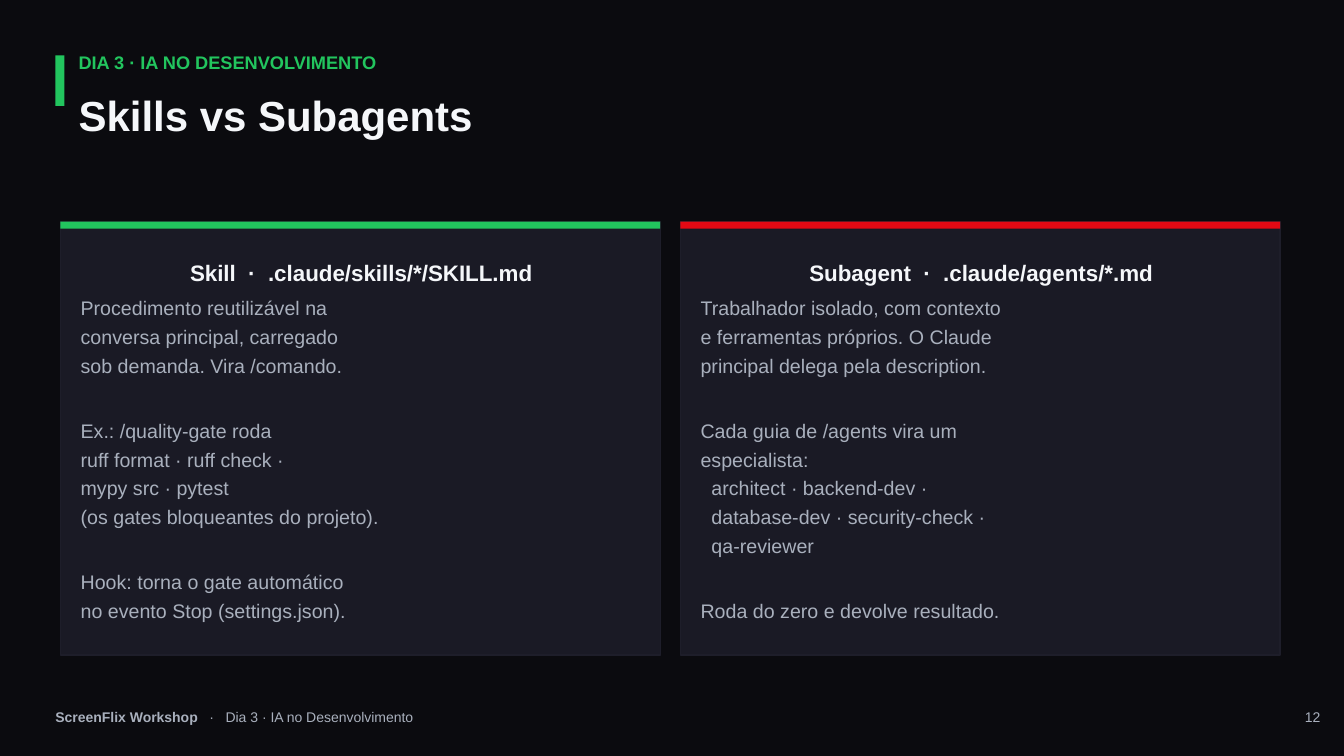
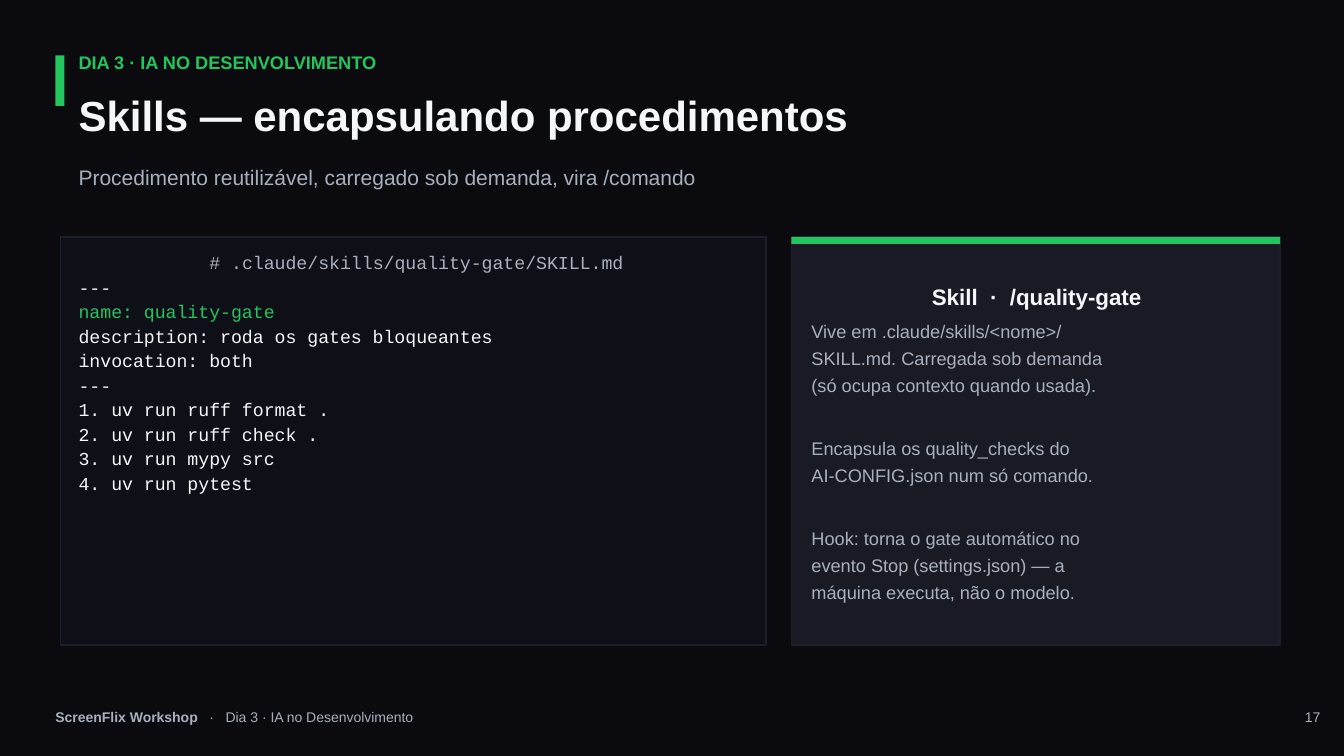
Before and after one commit to darcivieira/screenflix, a slide deck: slide 21 of docs/workshop/ScreenFlix-Workshop.pptx (slide 16 before the commit). Drawn at 1344x756 pixels with LibreOffice and Linux fonts; fonts in the diff are those of the drawing. Boxes give left, top, right and bottom in pixels: in the first picture for what was removed or moved away, otherwise in the second. Text is boxed around its words. In the diff, an @@ line names an element or a change of style, - is before the commit and + after.

```diff
--- a/docs/workshop/ScreenFlix-Workshop.pptx
+++ b/docs/workshop/ScreenFlix-Workshop.pptx
@@ text at <box>79,100,848,139</box>: text changed @@
-Skills vs Subagents
+Skills — encapsulando procedimentos
@@ text added at <box>79,169,695,189</box>, 15 pt, text #A9B0BD @@
+Procedimento reutilizável, carregado sob demanda, vira /comando
@@ rectangle "# .claude/skills/quality-gate/SKILL.md": place and size @@
-rectangle "# .claude/skills/quality-gate/SKILL.md" at <box>60,222,660,655</box>
+rectangle "# .claude/skills/quality-gate/SKILL.md" at <box>60,237,766,645</box>
@@ rectangle "# .claude/skills/quality-gate/SKILL.md" at <box>60,237,766,645</box>: vertical alignment middle to top; fill #1A1A25 to #0F0F17 @@
@@ rectangle removed at <box>60,222,660,229</box> @@
@@ rectangle: place and size @@
-rectangle at <box>681,222,1280,229</box>
+rectangle at <box>791,237,1280,244</box>
@@ rectangle at <box>791,237,1280,244</box>: fill #E50914 to #22C55E @@
@@ rectangle "Skill · /quality-gate": place and size @@
-rectangle "Skill · /quality-gate" at <box>681,222,1280,655</box>
+rectangle "Skill · /quality-gate" at <box>791,237,1280,645</box>
@@ text in rectangle at <box>79,257,623,494</box>: text changed; size 14 to 13 pt; font Arial to Courier New; text colour #A9B0BD to #F5F7FA @@
-Skill · .claude/skills/*/SKILL.md
-Procedimento reutilizável na
-conversa principal, carregado
-sob demanda. Vira /comando.
-Ex.: /quality-gate roda
-ruff format · ruff check ·
-mypy src · pytest
-(os gates bloqueantes do projeto).
-Hook: torna o gate automático
-no evento Stop (settings.json).
+# .claude/skills/quality-gate/SKILL.md
+---
+name: quality-gate
+description: roda os gates bloqueantes
+invocation: both
+---
+1. uv run ruff format .
+2. uv run ruff check .
+3. uv run mypy src
+4. uv run pytest
@@ text in rectangle at <box>811,288,1141,603</box>: text changed; size 14 to 13 pt @@
-Subagent · .claude/agents/*.md
-Trabalhador isolado, com contexto
-e ferramentas próprios. O Claude
-principal delega pela description.
-Cada guia de /agents vira um
-especialista:
-architect · backend-dev ·
-database-dev · security-check ·
-qa-reviewer
-Roda do zero e devolve resultado.
+Skill · /quality-gate
+Vive em .claude/skills/<nome>/
+SKILL.md. Carregada sob demanda
+(só ocupa contexto quando usada).
+Encapsula os quality_checks do
+AI-CONFIG.json num só comando.
+Hook: torna o gate automático no
+evento Stop (settings.json) — a
+máquina executa, não o modelo.
@@ text at <box>1305,712,1321,722</box>: text changed @@
-12
+17
```
Also in this commit, not shown: 8 other slides changed, 6 slides added, 1 other file.
